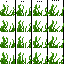
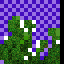
Layers edited between the first and the second 64 x 64 image:
hid group "16x" (9 layers) over [0, 0, 64, 64]
moved "seagrass animation 1-16" above "seagrass final 23" over [0, 0, 64, 64]
showed group "1-4" (4 layers) over [0, 0, 64, 64]
painted on "seagrass 1" over [0, 0, 64, 64]
painted on "seagrass 2" over [0, 0, 64, 64]
painted on "seagrass 3" over [0, 0, 64, 64]
painted on "seagrass 4" over [0, 0, 64, 64]
added group "5-8" with 4 layers in group "1 Block Seagrass (18)" over [0, 0, 64, 64]
showed "seagrass 5", moved it into group "5-8", painted on it over [0, 0, 64, 64]
added layer "seagrass 6" in group "5-8" over [4, 0, 64, 64]
added layer "seagrass 7" in group "5-8" over [4, 0, 64, 64]
added layer "seagrass 8" in group "5-8" over [4, 0, 64, 64]
added group "9-12" with 4 layers in group "1 Block Seagrass (18)" over [0, 0, 64, 64]
added layer "seagrass 9" in group "9-12" over [4, 0, 64, 64]
added layer "seagrass 10" in group "9-12" over [4, 0, 64, 64]
added layer "seagrass 11" in group "9-12" over [4, 0, 64, 64]
added layer "seagrass 12" in group "9-12" over [0, 0, 64, 64]
added group "13-16" with 4 layers in group "1 Block Seagrass (18)" over [0, 0, 64, 64]
added layer "seagrass 13" in group "13-16" over [0, 0, 64, 64]
added layer "seagrass 14" in group "13-16" over [0, 0, 64, 64]
added layer "seagrass 15" in group "13-16" over [0, 0, 64, 64]
added layer "seagrass 16" in group "13-16" over [0, 0, 64, 64]
added group "17-18" with 2 layers in group "1 Block Seagrass (18)" over [0, 16, 64, 64]
showed "64x" over [0, 0, 64, 64]
…and 2 more changes (2 added)
